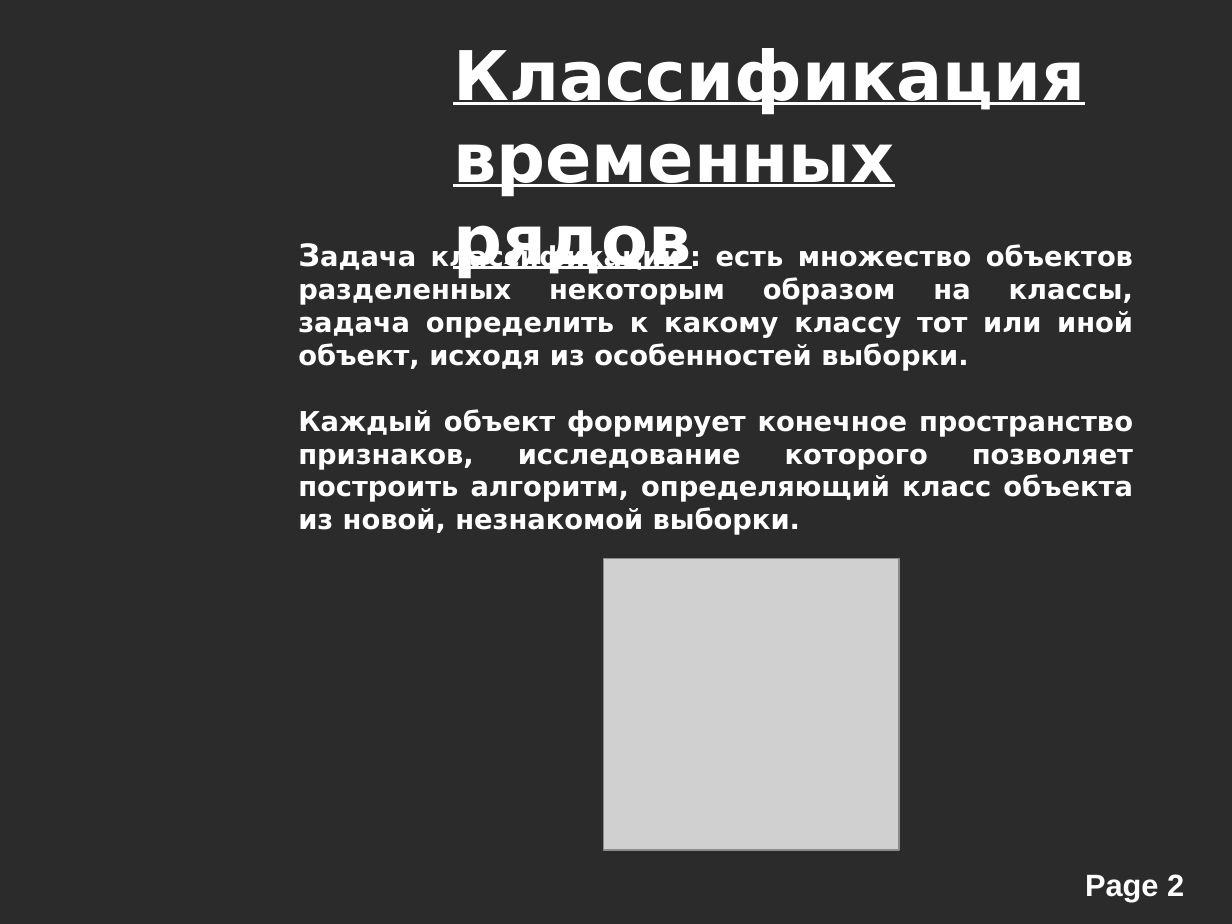
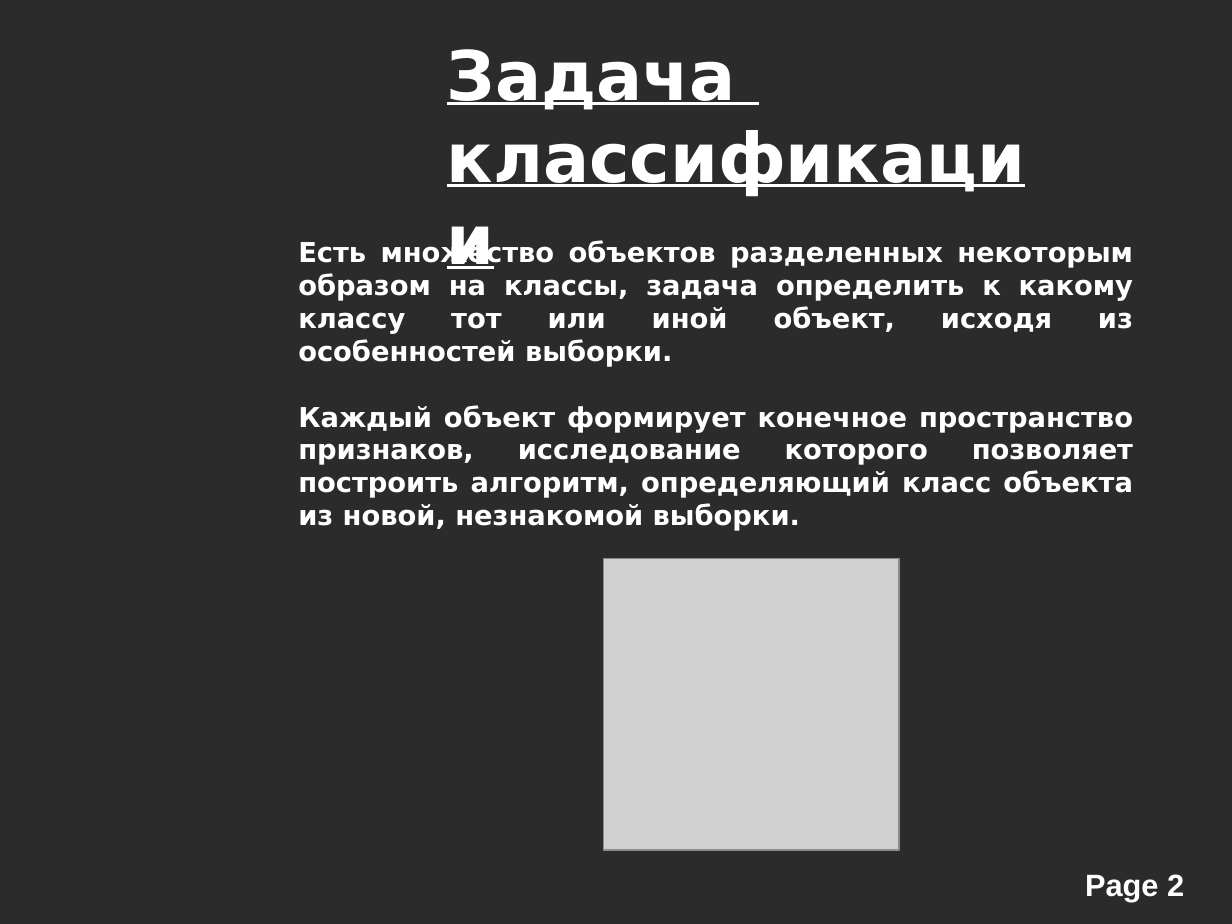
Before and after one commit to alexeyche/alexeyche-junk, a slide deck: slide 2 of cns/doc/conf.ppt. Drawn at 1232x924 pixels with LibreOffice and Linux fonts; fonts in the diff are those of the drawing; grey boxes stand for pictures; background and template pictures are left out; a plain dark background stands for a picture behind light text. Boxes give left, top, right and bottom in pixels: in the first picture for what was removed or moved away, otherwise in the second. Text is boxed around its words. In the diff, an @@ line names an element or a change of style, - is before the commit and + after.

```diff
--- a/cns/doc/conf.ppt
+++ b/cns/doc/conf.ppt
@@ text at (447, 49, 736, 110): text changed @@
-Классификация
-временных рядов
+Задача
+классификации
@@ text at (298, 241, 1133, 367): text changed @@
-Задача классификации : есть множество объектов разделенных некоторым образом на классы, задача определить к какому классу тот или иной объект, исходя из особенностей выборки.
+Есть множество объектов разделенных некоторым образом на классы, задача определить к какому классу тот или иной объект, исходя из особенностей выборки.
```
Also in this commit, not shown: 3 other slides changed, 7 slides added, 3 slides removed, 2 other files.
